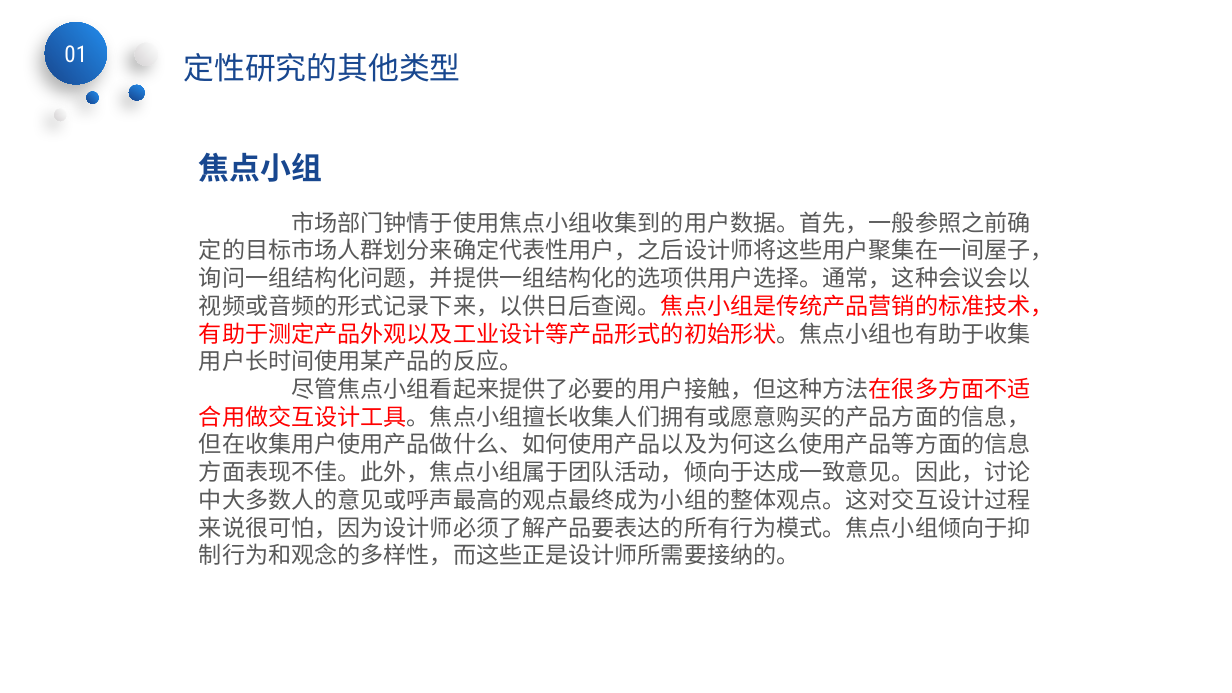
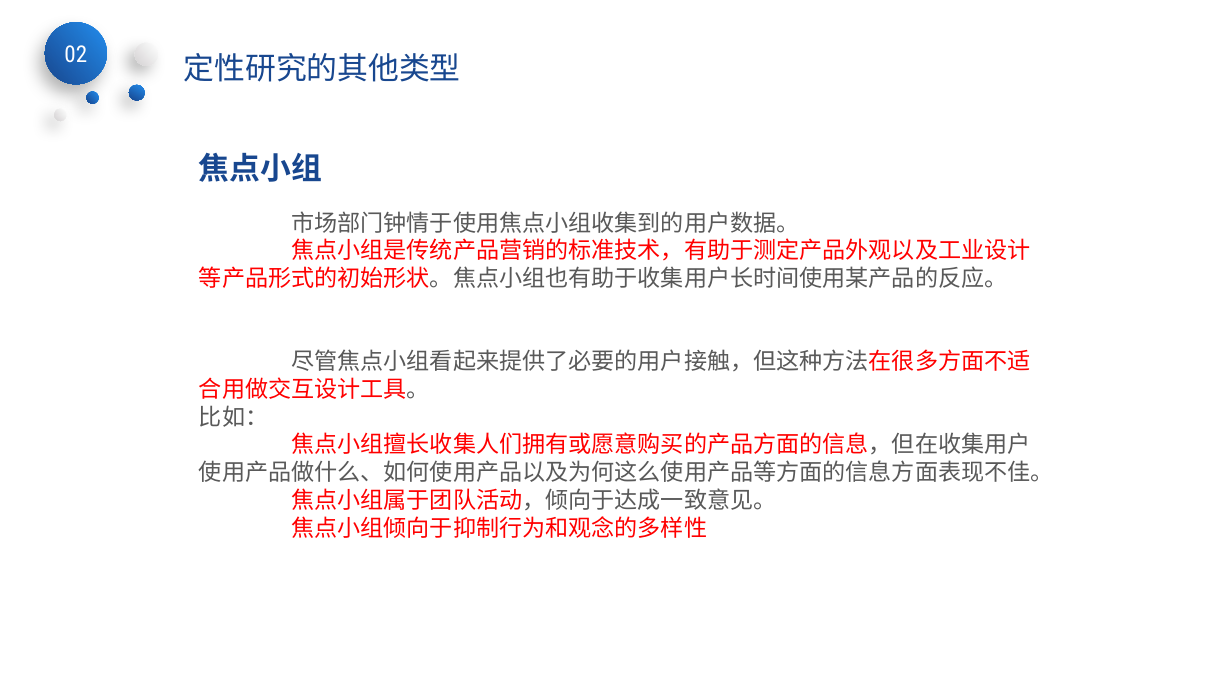
Before and after one commit to SarielX98/PRD2018G14, a slide deck: slide 24 of 受控文档/PPT/PRD2018-G14-界面原型.pptx (slide 12 before the commit). Drawn at 1232x693 pixels with LibreOffice and Linux fonts; fonts in the diff are those of the drawing; background and template pictures are left out. Boxes give left, top, right and bottom in pixels: in the first picture for what was removed or moved away, otherwise in the second. Text is boxed around its words. In the diff, an @@ line names an element or a change of style, - is before the commit and + after.

```diff
--- a/受控文档/PPT/PRD2018-G14-界面原型.pptx
+++ b/受控文档/PPT/PRD2018-G14-界面原型.pptx
@@ text in ellipse at [64,45,87,62]: text changed @@
-01
+02
@@ text at [199,211,1054,538]: text changed @@
-市场部门钟情于使用焦点小组收集到的用户数据。首先，一般参照之前确定的目标市场人群划分来确定代表性用户，之后设计师将这些用户聚集在一间屋子，询问一组结构化问题，并提供一组结构化的选项供用户选择。通常，这种会议会以视频或音频的形式记录下来，以供日后查阅。焦点小组是传统产品营销的标准技术，有助于测定产品外观以及工业设计等产品形式的初始形状。焦点小组也有助于收集用户长时间使用某产品的反应。
-尽管焦点小组看起来提供了必要的用户接触，但这种方法在很多方面不适合用做交互设计工具。焦点小组擅长收集人们拥有或愿意购买的产品方面的信息，但在收集用户使用产品做什么、如何使用产品以及为何这么使用产品等方面的信息方面表现不佳。此外，焦点小组属于团队活动，倾向于达成一致意见。因此，讨论中大多数人的意见或呼声最高的观点最终成为小组的整体观点。这对交互设计过程来说很可怕，因为设计师必须了解产品要表达的所有行为模式。焦点小组倾向于抑制行为和观念的多样性，而这些正是设计师所需要接纳的。
+市场部门钟情于使用焦点小组收集到的用户数据。
+焦点小组是传统产品营销的标准技术，有助于测定产品外观以及工业设计等产品形式的初始形状。焦点小组也有助于收集用户长时间使用某产品的反应。
+尽管焦点小组看起来提供了必要的用户接触，但这种方法在很多方面不适合用做交互设计工具。
+比如：
+焦点小组擅长收集人们拥有或愿意购买的产品方面的信息，但在收集用户使用产品做什么、如何使用产品以及为何这么使用产品等方面的信息方面表现不佳。
+焦点小组属于团队活动，倾向于达成一致意见。
+焦点小组倾向于抑制行为和观念的多样性
```
Also in this commit, not shown: 18 other slides changed, 24 slides added, 31 slides removed.
